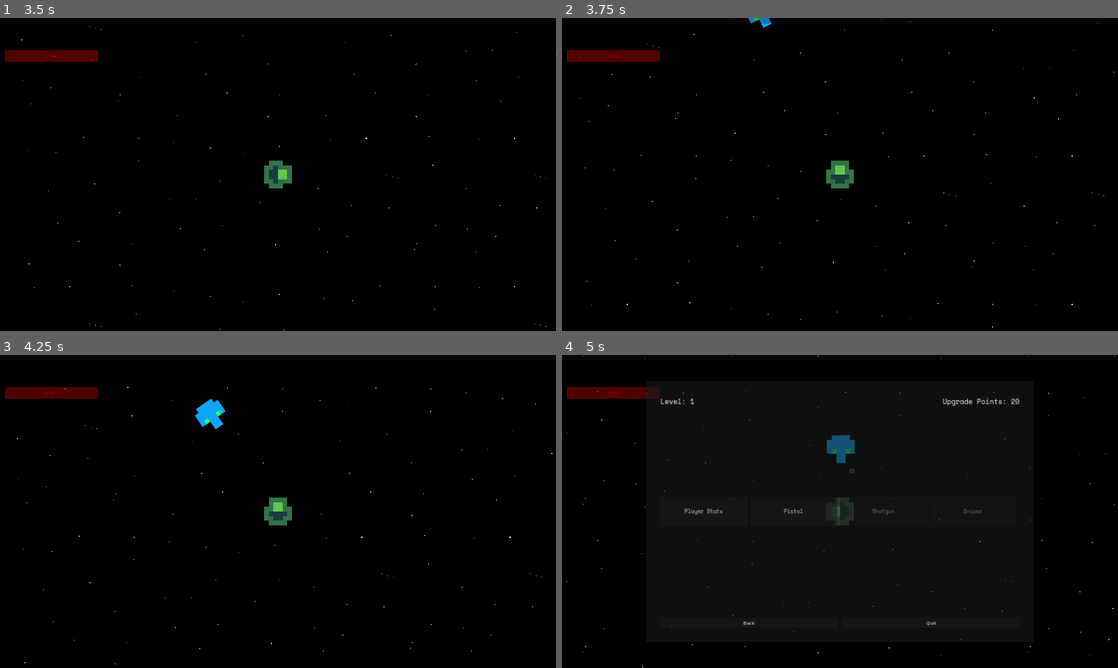
Above: before the commit, frames 1-4 (two rows, left to right).
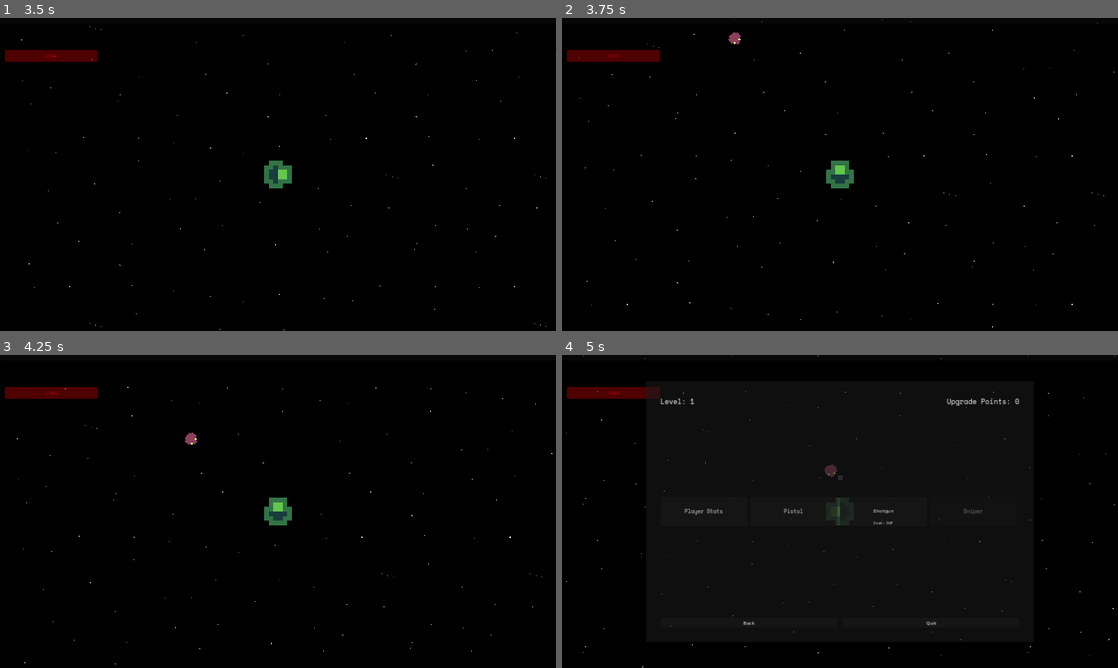
Above: after the commit, the same moments.

Repository: NTurner20/AutoShooter
Game: Godot game, scene res://main_menu.tscn
Two runs of this game, one before a commit and one after it. Both use one fixed random seed, a clock stepped at 60 frames per second and the inputs below. Sound files missing from this copy of the repository are replaced by a short silence.
Inputs:
- Up to frame 1 (3.5 s): click "START" at 0.5 s; tap Enter at 1.25 s; hold Right (ui_right) 1.28-2.03 s; tap Space at 2 s; hold Down (ui_down) 2.03-2.78 s; hold Right (ui_right) from 2.78 s (still down)
- Up to frame 2 (3.75 s): release Right (ui_right) at 3.53 s; hold Up (ui_up) from 3.53 s (still down)
- Up to frame 3 (4.25 s): keep holding Up (ui_up)
- Up to frame 4 (5 s): release Up (ui_up) at 4.28 s; hold Left (ui_left) from 4.28 s (still down); tap Escape (pause) at 4.9 s

Frame 1 is identical in both runs. In frame 2, 0.1% of the frame differs, in the area x 29-38%, y 0-9%; in frame 3, 0.4%; in frame 4, 0.6%, in the area x 47-83%, y 13-55%.

Commit message:
bunch

Diff:
--- a/Player.gd
+++ b/Player.gd
@@ -164,3 +164,10 @@
 	get_tree().paused = true
 	var gameOver = get_tree().get_root().get_node("World/UI/GameOver")
 	gameOver.visible = true
+
+
+func _on_health_regen_timeout():
+	if health < max_health:
+		health+=health_regen
+		if health > max_health:
+			health = max_health
--- a/UI/character_info.gd
+++ b/UI/character_info.gd
@@ -20,8 +20,12 @@
 		movement_speed_label.text = "Movement Speed: MAX"
 	else:
 		movement_speed_label.text = "Movement Speed: " + str(player.speed_modifier)
+	if player.health_regen >= player.health_regen_max:
+		health_regen_label.text = "Health Regen: MAX"
+	else:
+		health_regen_label.text = "Health Regen: " + str(player.health_regen)
 	armor_label.text = "Armor: " + str(player.armor)
-	health_regen_label.text = "Health Regen: " + str(player.health_regen)
+
 	max_health_label.text = "Max Health: " + str(player.max_health)
 	$"PanelContainer/MarginContainer/Upgrade Points".text = "Upgrade Points: " +  str(pause_menu.upgrade_points)
 
--- a/UI/pause_menu.gd
+++ b/UI/pause_menu.gd
@@ -1,10 +1,12 @@
 extends Control
 @onready var pistol_menu_scene = preload("res://UI/pistol_info.tscn")
-var upgrade_points = 20
+@export var upgrade_points = 0
 @export var player_menu_scene : Control
 @export var upgrade_label : Label
 @export var level_label : Label
 @export var player : Node2D
+@onready var shotgun_scene = preload("res://Weapons/shotgun.tscn")
+var has_shotgun = false
 # Called when the node enters the scene tree for the first time.
 func _ready():
 	update()
@@ -54,3 +56,17 @@
 	$PanelContainer.hide()
 	$CharacterInfo.show()
 	$CharacterInfo.update_labels()
+
+
+func _on_shotgun_button_pressed():
+	if has_shotgun == false and upgrade_points >= 5:
+		upgrade_points -= 5
+		has_shotgun = true
+		update()
+		for n in $PanelContainer/MarginContainer/HBoxContainer/VBoxContainer3/ShotgunButton.get_children():
+			remove_child(n)
+			n.queue_free()
+		$PanelContainer/MarginContainer/HBoxContainer/VBoxContainer3/ShotgunButton.text = 'Shotgun'
+		$PanelContainer/MarginContainer/HBoxContainer/VBoxContainer3/ShotgunButton.disabled = true
+		var shotgun = shotgun_scene.instantiate()
+		player.add_child(shotgun)
--- a/UI/pause_menu.tscn
+++ b/UI/pause_menu.tscn
@@ -91,15 +91,37 @@
 layout_mode = 2
 size_flags_vertical = 4
 
-[node name="Button" type="Button" parent="PanelContainer/MarginContainer/HBoxContainer/VBoxContainer3"]
+[node name="ShotgunButton" type="Button" parent="PanelContainer/MarginContainer/HBoxContainer/VBoxContainer3"]
 custom_minimum_size = Vector2(300, 100)
 layout_mode = 2
 size_flags_horizontal = 4
 size_flags_vertical = 6
 theme_override_fonts/font = ExtResource("1_q5t2f")
 theme_override_font_sizes/font_size = 18
-disabled = true
+
+[node name="VBoxContainer" type="VBoxContainer" parent="PanelContainer/MarginContainer/HBoxContainer/VBoxContainer3/ShotgunButton"]
+layout_mode = 1
+anchors_preset = 15
+anchor_right = 1.0
+anchor_bottom = 1.0
+grow_horizontal = 2
+grow_vertical = 2
+
+[node name="Label" type="Label" parent="PanelContainer/MarginContainer/HBoxContainer/VBoxContainer3/ShotgunButton/VBoxContainer"]
+custom_minimum_size = Vector2(0, 50)
+layout_mode = 2
+size_flags_vertical = 6
+theme_override_fonts/font = ExtResource("1_q5t2f")
 text = "Shotgun"
+horizontal_alignment = 1
+vertical_alignment = 2
+
+[node name="Label2" type="Label" parent="PanelContainer/MarginContainer/HBoxContainer/VBoxContainer3/ShotgunButton/VBoxContainer"]
+layout_mode = 2
+theme_override_fonts/font = ExtResource("1_q5t2f")
+theme_override_font_sizes/font_size = 12
+text = "Cost: 5UP"
+horizontal_alignment = 1
 
 [node name="VBoxContainer4" type="VBoxContainer" parent="PanelContainer/MarginContainer/HBoxContainer"]
 custom_minimum_size = Vector2(0, 400)
@@ -149,5 +171,6 @@
 
 [connection signal="pressed" from="PanelContainer/MarginContainer/HBoxContainer/VBoxContainer/Player Button" to="." method="_on_player_button_pressed"]
 [connection signal="pressed" from="PanelContainer/MarginContainer/HBoxContainer/VBoxContainer2/Pistol Button" to="." method="_on_pistol_button_pressed"]
+[connection signal="pressed" from="PanelContainer/MarginContainer/HBoxContainer/VBoxContainer3/ShotgunButton" to="." method="_on_shotgun_button_pressed"]
 [connection signal="pressed" from="PanelContainer/MarginContainer/HBoxContainer2/Button" to="." method="_on_button_pressed"]
 [connection signal="pressed" from="PanelContainer/MarginContainer/HBoxContainer2/Quit" to="." method="_on_quit_pressed"]
--- a/Weapons/pistol.gd
+++ b/Weapons/pistol.gd
@@ -21,6 +21,5 @@
 		bullet.position = global_position
 
 		var direction = (nearest_enemy.global_position - global_position).normalized()
-		print(gun.penetration)
 		bullet.initialize(direction,gun.penetration)
 		get_tree().get_root().add_child(bullet)
--- a/Weapons/shotgun.gd
+++ b/Weapons/shotgun.gd
@@ -20,6 +20,7 @@
 				var bullet = get_parent().bullet_scene.instantiate()
 				bullet.damage = get_parent().damage
 				bullet.position = global_position
+				bullet.get_node("Sprite2D").modulate.g = 0.5
 				var base_direction  = (nearest_enemy.global_position - global_position).normalized()
 				# Calculate angle offset
 				var angle_offset = (i - (spread - 1) / 2.0) * 0.2  # Adjust the spread angle factor as needed
--- a/Weapons/shotgun.tscn
+++ b/Weapons/shotgun.tscn
@@ -3,7 +3,10 @@
 [ext_resource type="PackedScene" uid="uid://0p5sux6s6i8x" path="res://Weapons/gun.tscn" id="1_edntb"]
 [ext_resource type="Script" path="res://Weapons/shotgun.gd" id="2_egwxa"]
 
-[node name="Gun" instance=ExtResource("1_edntb")]
+[node name="Gun" node_paths=PackedStringArray("child_weapon") instance=ExtResource("1_edntb")]
+speed = 50
+gun_range = 400
+child_weapon = NodePath("shotgun")
 
 [node name="shotgun" type="Node2D" parent="." index="0"]
 script = ExtResource("2_egwxa")
--- a/health_drop.gd
+++ b/health_drop.gd
@@ -9,4 +9,13 @@
 
 # Called every frame. 'delta' is the elapsed time since the previous frame.
 func _process(delta):
-	pass
+	$Sprite2D.self_modulate.a *= 0.99
+
+
+func _on_timer_timeout():
+	queue_free()
+
+
+func _on_color_timer_timeout():
+	$Sprite2D.self_modulate.a -= 1/$Timer.wait_time
+	$ColorTimer.start()
--- a/health_drop.tscn
+++ b/health_drop.tscn
@@ -17,3 +17,14 @@
 modulate = Color(1, 0, 0, 1)
 scale = Vector2(1.25, 1.25)
 texture = ExtResource("1_3kdp2")
+
+[node name="Timer" type="Timer" parent="."]
+wait_time = 60.0
+one_shot = true
+autostart = true
+
+[node name="ColorTimer" type="Timer" parent="."]
+autostart = true
+
+[connection signal="timeout" from="Timer" to="." method="_on_timer_timeout"]
+[connection signal="timeout" from="ColorTimer" to="." method="_on_color_timer_timeout"]
--- a/player.tscn
+++ b/player.tscn
@@ -72,6 +72,11 @@
 [node name="Invincible" type="Timer" parent="."]
 wait_time = 2.0
 
+[node name="HealthRegen" type="Timer" parent="."]
+wait_time = 5.0
+autostart = true
+
 [connection signal="area_entered" from="Pickup Area" to="." method="_on_pickup_area_area_entered"]
 [connection signal="body_entered" from="Pickup Area" to="." method="_on_pickup_area_body_entered"]
 [connection signal="timeout" from="Invincible" to="." method="_on_invincible_timeout"]
+[connection signal="timeout" from="HealthRegen" to="." method="_on_health_regen_timeout"]
--- a/test.tscn
+++ b/test.tscn
@@ -1,8 +1,8 @@
 [gd_scene load_steps=5 format=3 uid="uid://dcwu2rx76egwo"]
 
 [ext_resource type="PackedScene" uid="uid://pyuh7mfep4r2" path="res://player.tscn" id="1_1e7tt"]
-[ext_resource type="PackedScene" uid="uid://cfigawythh4i7" path="res://Weapons/shotgun.tscn" id="2_5y5p4"]
 [ext_resource type="PackedScene" uid="uid://d42sxlf3lj3" path="res://Enemies/enemy_shooter.tscn" id="2_7sw1j"]
+[ext_resource type="PackedScene" uid="uid://wr6e70ixpcw5" path="res://Weapons/pistol.tscn" id="2_yoxa3"]
 [ext_resource type="PackedScene" uid="uid://dffd2c4qqa8hd" path="res://UI/pause_menu.tscn" id="4_t1uur"]
 
 [node name="Test" type="Node2D"]
@@ -10,18 +10,13 @@
 [node name="Player" parent="." instance=ExtResource("1_1e7tt")]
 health = 1000
 
-[node name="Gun" parent="Player" instance=ExtResource("2_5y5p4")]
-gun_range = 1000
-penetration = 3
-
 [node name="Camera2D" type="Camera2D" parent="Player"]
 
-[node name="CharacterBody2D" parent="." instance=ExtResource("2_7sw1j")]
-position = Vector2(387, 44)
-health = 300
+[node name="Gun" parent="Player" instance=ExtResource("2_yoxa3")]
 
 [node name="CharacterBody2D2" parent="." instance=ExtResource("2_7sw1j")]
 position = Vector2(359, 371)
+health = 1
 
 [node name="PauseMenu" parent="." instance=ExtResource("4_t1uur")]
 visible = false
--- a/world.gd
+++ b/world.gd
@@ -16,7 +16,7 @@
 var time_since_last_spawn = 0.0
 var next_round = 20
 var time_since_round_start = 0
-@export var round = 12
+@export var round = 1
 var paused = false
 
 
@@ -25,10 +25,7 @@
 	get_tree().paused = false
 
 func _process(delta: float) -> void:
-	#if Input.is_action_just_pressed("pause"):
-		#if get_tree().paused == false:
-			#print('pausing...2')
-			#pause()
+
 	$UI/PlayerHealth.max_value = $Player.max_health
 	$UI/PlayerHealth.value = $Player.health
 	time_since_last_spawn += delta
@@ -46,6 +43,7 @@
 	if round < 5:
 		enemy = enemy_scene.instantiate()
 
+
 	elif round < 9:
 		var enemy_index = randi_range(0,1)
 
@@ -53,6 +51,7 @@
 			enemy = enemy_scene.instantiate()
 		else:
 			enemy = enemy2_scene.instantiate()
+		enemy.speed += 5
 	elif round < 12:
 		var enemy_index = randi_range(0,2)
 
@@ -60,6 +59,7 @@
 			enemy = enemy_scene.instantiate()
 		else:
 			enemy = enemy2_scene.instantiate()
+		enemy.speed += 10
 	else:
 		var enemy_index = randi_range(0,3)
 		enemy = null
@@ -71,6 +71,7 @@
 			enemy = enemy_shooter_scene.instantiate()
 		else:
 			enemy = enemy3_scene.instantiate()
+		enemy.speed += 15
 	var spawn_position = get_enemy_spawn_position()
 	print(spawn_position)
 	enemy.global_position = spawn_position
@@ -82,7 +83,7 @@
 
 func start_next_round() -> void:
 	round += 1
-	max_enemies += 1
+	max_enemies += 2
 	spawn_interval = spawn_interval * 0.9
 	#print(round)
 	next_round = next_round * 1.3
--- a/world.tscn
+++ b/world.tscn
@@ -12,6 +12,7 @@
 
 [node name="World" type="Node2D"]
 script = ExtResource("1_6g4vh")
+spawn_interval = 2.5
 
 [node name="BackgroundTileMap" parent="." instance=ExtResource("3_5ops0")]
 z_index = -1
--- a/xp_particle.gd
+++ b/xp_particle.gd
@@ -8,3 +8,17 @@
 	t += delta * 0.4
 
 	position = position.lerp(target_position,t)
+
+
+
+
+
+
+
+func _on_timer_timeout():
+	queue_free()
+
+
+func _on_colortimer_timeout():
+	$Sprite2D.self_modulate.a -= 1/$Timer.wait_time
+	$Colortimer.start()
--- a/xp_particle.tscn
+++ b/xp_particle.tscn
@@ -17,3 +17,14 @@
 
 [node name="CollisionShape2D" type="CollisionShape2D" parent="Area2D"]
 shape = SubResource("RectangleShape2D_bnrcp")
+
+[node name="Timer" type="Timer" parent="."]
+wait_time = 30.0
+one_shot = true
+autostart = true
+
+[node name="Colortimer" type="Timer" parent="."]
+autostart = true
+
+[connection signal="timeout" from="Timer" to="." method="_on_timer_timeout"]
+[connection signal="timeout" from="Colortimer" to="." method="_on_colortimer_timeout"]
